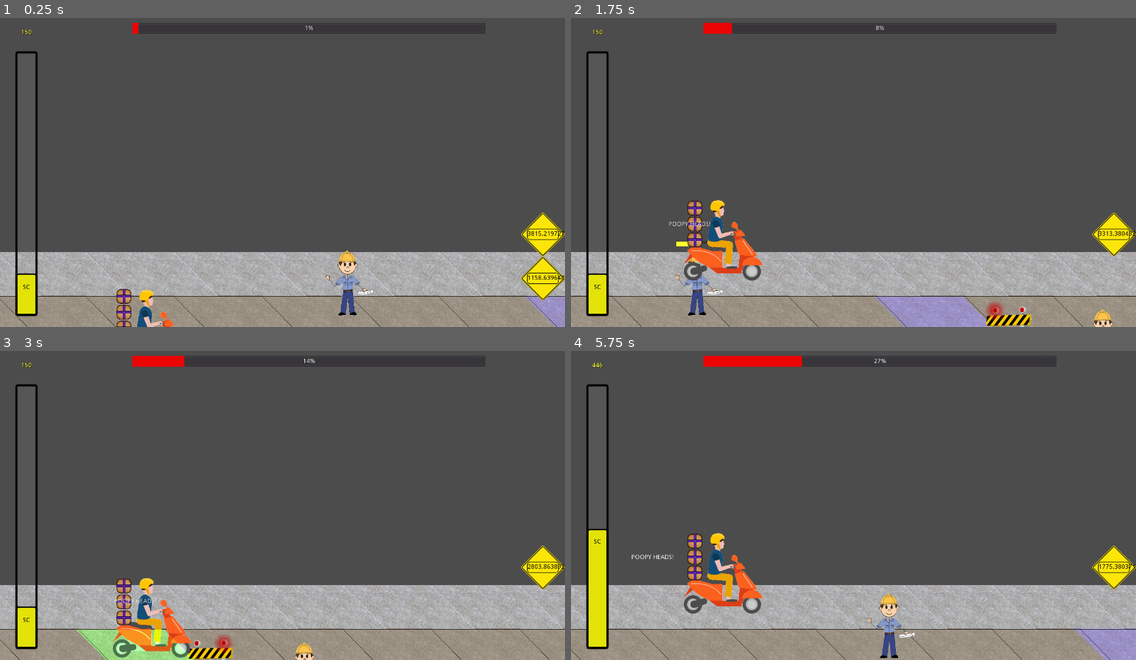
Above: before the commit, frames 1-4 (two rows, left to right).
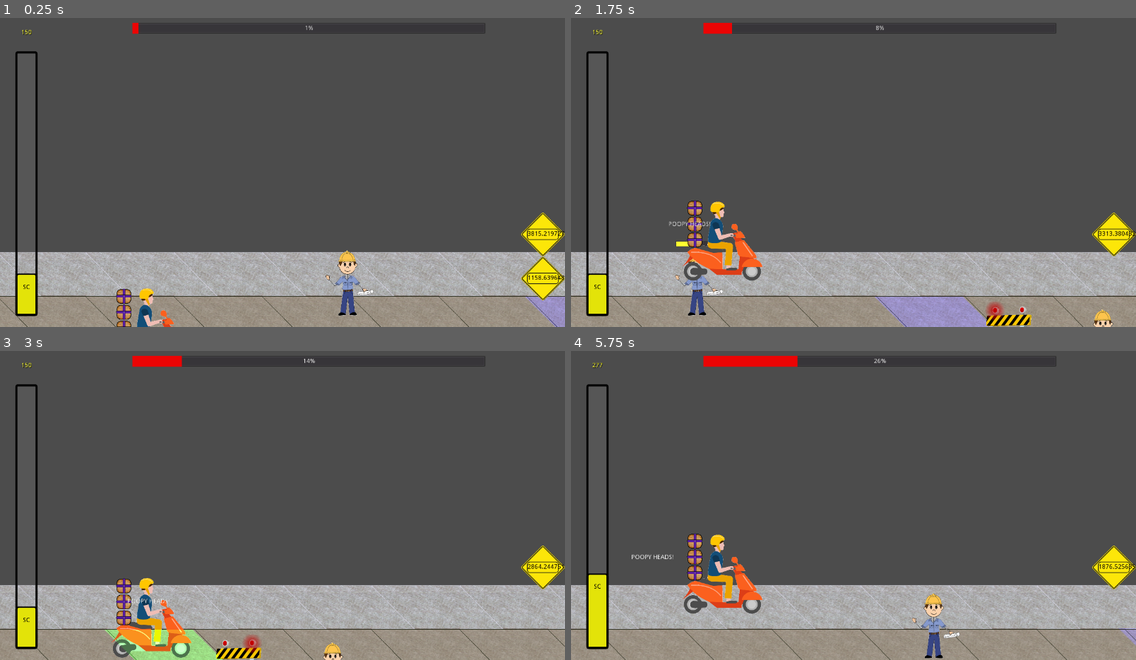
Above: after the commit, the same moments.

Repository: Anatolij-Grigorjev/MopedRebelGO
Game: Godot game, scene res://stages/test/test_stage.tscn
Same seed, same stepped clock (60 frames per second), same inputs: the game is played once before the commit and once after it.
Inputs:
- Up to frame 1 (0.25 s): no input
- Up to frame 2 (1.75 s): hold W (swerve_up) from 0.53 s (still down); tap P (say_diss) at 0.6, 1.35 s
- Up to frame 3 (3 s): release W (swerve_up) at 2.03 s; hold S (swerve_down) from 2.03 s (still down); tap P (say_diss) at 2.1, 2.85 s
- Up to frame 4 (5.75 s): tap P (say_diss) at 3.6, 4.35, 5.1 s; release S (swerve_down) at 4.28 s; hold W (swerve_up) from 4.28 s (still down)

The runs differ from the first frame. In frame 1, 0.2% of the frame differs, in the area x 24-31%, y 87-100%; in frame 2, 0.6%; in frame 3, 3.8%, in the area x 0-100%, y 1-100%; in frame 4, 3.7%.
Error in both runs: Invalid get index '-1' (on base: 'Array'). (res://utils/logger.gd:103)

Commit message:
add more NRT bonus control

Diff:
--- a/game/rebel/moped_rebel.tscn
+++ b/game/rebel/moped_rebel.tscn
@@ -170,6 +170,7 @@
 editor/display_folded = true
 position = Vector2( 0, -210 )
 frames = SubResource( 1 )
+frame = 2
 playing = true
 
 [node name="PackagesBundle" parent="AnimatedSprite" instance=ExtResource( 6 )]
--- a/game/stages/non_regulation_track.gd
+++ b/game/stages/non_regulation_track.gd
@@ -10,13 +10,15 @@
 var Logger : Resource = preload("res://utils/logger.gd")
 
 
-signal moped_traveled(distance)
+signal moped_traveled_nrt(num_tiles, travel_points, distance_traveled)
 
 
 
-var nrt_cruise_speed : float = 677
 export(Color) var track_regular_shine : Color = Color.blue
 export(Color) var track_moped_shine : Color = Color.green
+#how many SC points for travelling entire length of this NRT
+export(float) var travel_nrt_points : float = 100.0
+export(float) var nrt_cruise_speed : float = 450.57
 
 
 onready var LOG: Logger = Logger.new(self)
@@ -45,7 +47,7 @@
 	var moped_rebel := body as MopedRebel
 	if (moped_rebel and _moped_enter_position):
 		var travel_distance : float = moped_rebel.global_position.x - _moped_enter_position.x
-		emit_signal("moped_traveled", travel_distance)
+		emit_signal("moped_traveled_nrt", lights_nodes.size(), travel_nrt_points, travel_distance)
 		LOG.info("moped traveled {}px on this track", [travel_distance])
 		_change_track_lights_to(track_regular_shine)
 		_moped_enter_position = Vector2.ZERO
--- a/game/stages/non_regulation_track1.tscn
+++ b/game/stages/non_regulation_track1.tscn
@@ -5,7 +5,7 @@
 [sub_resource type="RectangleShape2D" id=1]
 extents = Vector2( 100, 50 )
 
-[node name="NonRegulationTrack1" index="0" instance=ExtResource( 1 )]
+[node name="NonRegulationTrack1" instance=ExtResource( 1 )]
 
 [node name="Area2D" type="Area2D" parent="." index="1"]
 
--- a/game/stages/stage_control.gd
+++ b/game/stages/stage_control.gd
@@ -1,5 +1,5 @@
+class_name StageControl
 extends Node2D
-class_name StageControl
 """
 A general script for controlling stage aspects like
 
@@ -19,7 +19,8 @@
 
 
 var _sorted_obstacle_positions_by_track := []
-onready var _tile_height: int = $Road.get_cell_size().y
+onready var _tile_size: Vector2 = $Road.get_cell_size()
+onready var _tile_height: int = _tile_size.y
 
 onready var _tracks_bounds := Helpers.get_tilemap_global_bounds($Road)
 onready var _track0_position := _tracks_bounds.position.y
@@ -59,7 +60,7 @@
 
 func _ready_NRT_for_moped() -> void:
 	for nrt_segment in $NRT.get_children():
-		nrt_segment.connect("moped_traveled", self, "_on_NRT_moped_traveled")
+		nrt_segment.connect("moped_traveled_nrt", self, "_on_NRT_moped_traveled")
 
 
 func _ready_sorted_obstacle_positions() -> void:
@@ -123,8 +124,14 @@
 	pass
 
 
-func _on_NRT_moped_traveled(distance: float) -> void:
-	var raw_points : float = distance * C.MR_SC_PER_TRACK_UNIT
+func _on_NRT_moped_traveled(
+	nrt_num_tiles: int,
+	nrt_travel_points: float,
+	travel_distance: float
+) -> void:
+	#actual tile size is about half a tile longer than advertised
+	var total_nrt_length : float = nrt_num_tiles * (_tile_size.x * 1.5)
+	var raw_points : float = travel_distance/total_nrt_length * nrt_travel_points
 	var sc_with_bonus : float = State.sc_multiplier * raw_points
-	LOG.info("MR gets {} SC points for travelling {} NRT!", [sc_with_bonus, distance])
+	LOG.info("MR gets {}*{} SC points for travelling {}/{} NRT!", [State.sc_multiplier, raw_points, travel_distance, total_nrt_length])
 	HUD.add_sc_points(sc_with_bonus)
--- a/game/stages/test/test_stage.tscn
+++ b/game/stages/test/test_stage.tscn
@@ -30,18 +30,32 @@
 
 [node name="NonRegulationTrack3" parent="NRT" instance=ExtResource( 4 )]
 position = Vector2( 1747.87, 46.9692 )
+track_regular_shine = Color( 0, 0, 1, 0.501961 )
+track_moped_shine = Color( 0.635294, 0.0862745, 0.227451, 0.501961 )
+travel_nrt_points = 300.0
+nrt_cruise_speed = 500.0
 
 [node name="NonRegulationTrack4" parent="NRT" instance=ExtResource( 4 )]
 position = Vector2( 2351.05, 48.2052 )
+track_moped_shine = Color( 0.635294, 0.0862745, 0.227451, 0.501961 )
+travel_nrt_points = 300.0
+nrt_cruise_speed = 500.0
 
 [node name="NonRegulationTrack5" parent="NRT" instance=ExtResource( 5 )]
 position = Vector2( 3136.05, -51.9134 )
+track_regular_shine = Color( 0.0352941, 0.0352941, 0.901961, 0.501961 )
+track_moped_shine = Color( 0.388235, 0.0235294, 0.117647, 0.501961 )
+travel_nrt_points = 500.0
+nrt_cruise_speed = 600.0
 
 [node name="NonRegulationTrack6" parent="NRT" instance=ExtResource( 5 )]
 position = Vector2( 3949.36, 50.6773 )
+track_regular_shine = Color( 0.054902, 0.054902, 0.803922, 0.501961 )
+track_moped_shine = Color( 0.4, 0.0235294, 0.117647, 0.501961 )
+travel_nrt_points = 500.0
+nrt_cruise_speed = 600.0
 
 [node name="Obstacles" type="Node2D" parent="."]
-editor/display_folded = true
 
 [node name="TallRoadblock" parent="Obstacles" instance=ExtResource( 6 )]
 position = Vector2( 1300, 62 )
@@ -56,6 +70,7 @@
 scale = Vector2( 0.5, 0.5 )
 
 [node name="Citizens" type="Node2D" parent="."]
+editor/display_folded = true
 
 [node name="WhiteWorker" parent="Citizens" instance=ExtResource( 7 )]
 position = Vector2( 596.142, -69.6646 )
@@ -77,6 +92,9 @@
 position = Vector2( 63.2963, 48.1383 )
 
 [node name="CanvasLayer" type="CanvasLayer" parent="."]
+editor/display_folded = true
 layer = 5
 
 [node name="HUD" parent="CanvasLayer" instance=ExtResource( 9 )]
+
+[node name="YSort" type="YSort" parent="."]
